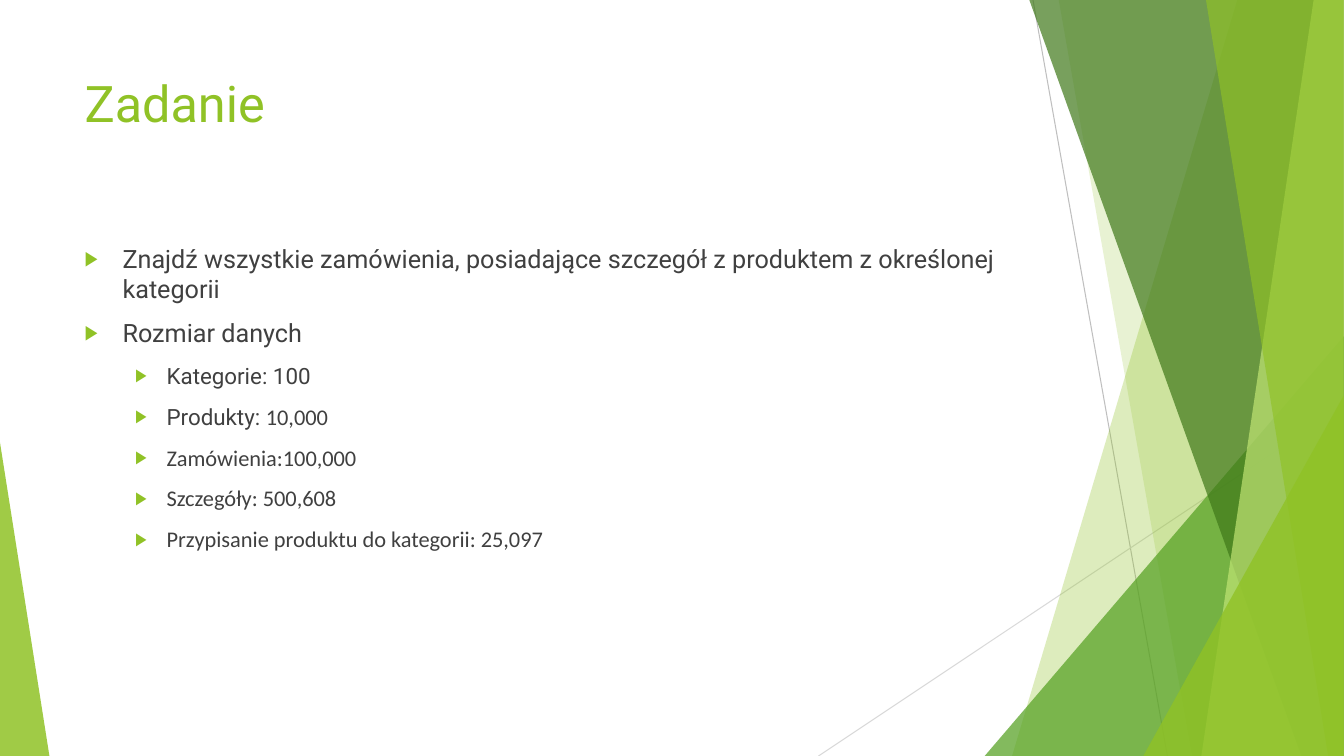
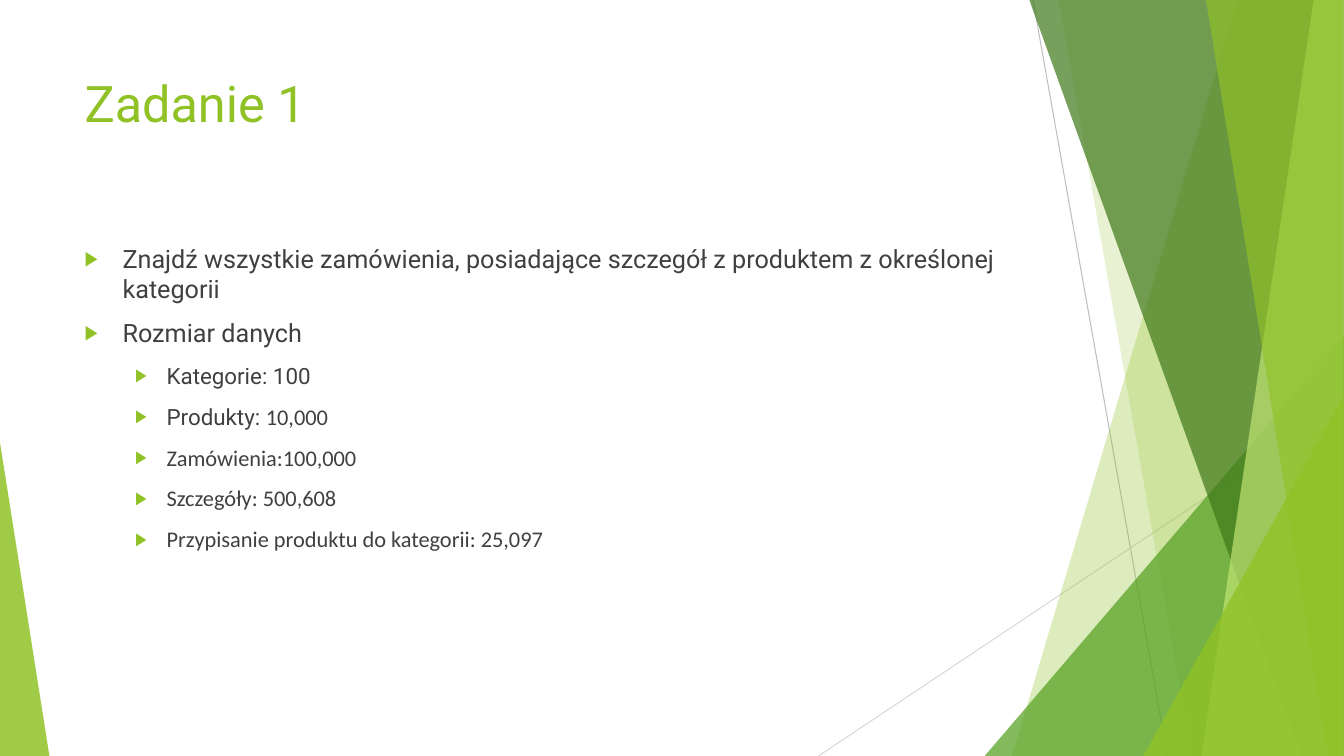
Before and after one commit to sokolowskip/NhDemo, a slide deck: slide 7 of Prezentacja/prezentacja.pptx. Drawn at 1344x756 pixels with LibreOffice and Linux fonts; fonts in the diff are those of the drawing. Boxes give left, top, right and bottom in pixels: in the first picture for what was removed or moved away, otherwise in the second. Text is boxed around its words. In the diff, an @@ line names an element or a change of style, - is before the commit and + after.

```diff
--- a/Prezentacja/prezentacja.pptx
+++ b/Prezentacja/prezentacja.pptx
@@ title at (x1=85, y1=84, x2=305, y2=123): text changed @@
-Zadanie
+Zadanie 1
```
Also in this commit, not shown: 1 slide added, 2 other files.
